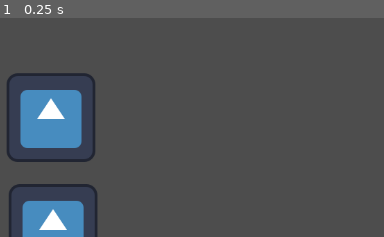
Above: before the commit, frame 1.
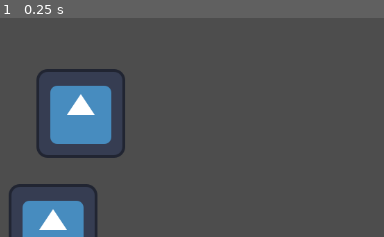
Above: after the commit, the same moment.

Repository: Lipelacarreta/investigadores_espaco
Game: Godot game, scene res://puzzle_01.tscn
The game is run twice, just before and just after one commit, with the same random seed, the same clock (stepped at 60 frames per second) and the same inputs. The engine's default icon, where the game draws it, is replaced by a stand-in: a white triangle on a blue panel in a dark square.
Inputs:
- Up to frame 1 (0.25 s): no input
The pictures show only the part of the screen within x 0-50%, y 0-50%; the shares and areas given below are measured in that part.

The runs differ from the first frame. In frame 1, 6.7% of the frame differs, in the area x 1-33%, y 23-66%.

Commit message:
v3_19-03
todos os botoes

Diff:
--- a/investigadores-do-espaço/puzzle_01.tscn
+++ b/investigadores-do-espaço/puzzle_01.tscn
@@ -15,10 +15,10 @@
 dica03 = NodePath("Dica03")
 
 [node name="A" type="TextureButton" parent="." unique_id=198351658]
-offset_left = 47.0
-offset_top = 87.0
-offset_right = 175.0
-offset_bottom = 215.0
+offset_left = 90.0
+offset_top = 81.0
+offset_right = 218.0
+offset_bottom = 209.0
 texture_normal = ExtResource("1_uudgh")
 script = ExtResource("3_3gamc")
 resposta_certa = true
